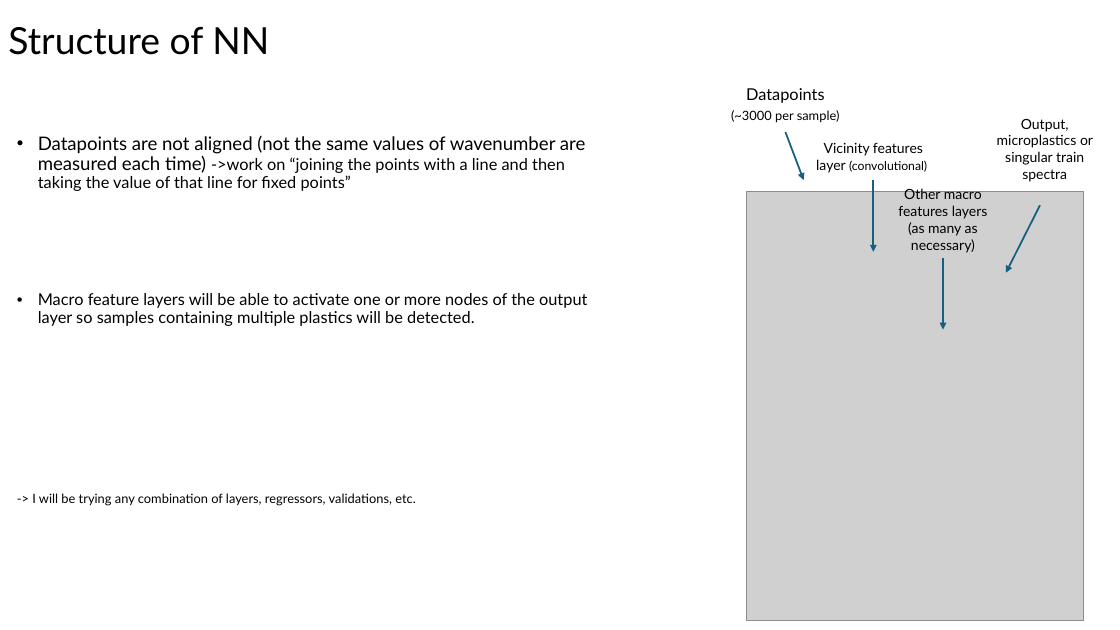
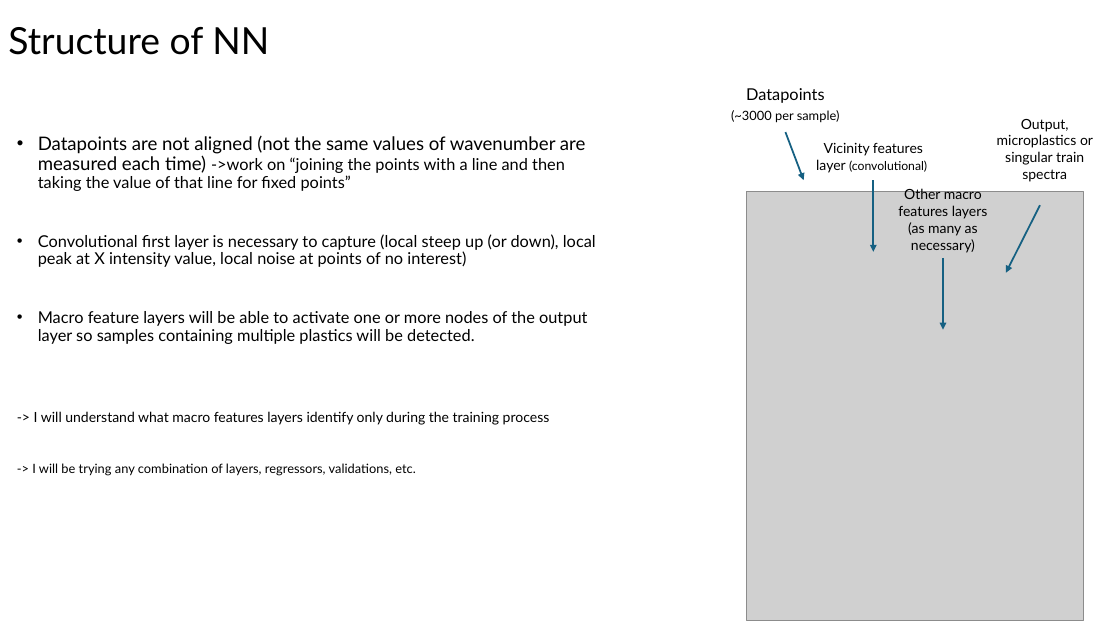
Before and after one commit to blichub/temp_raman_personal, a slide deck: slide 2 of raman_week5.pptx. Drawn at 1120x630 pixels with LibreOffice and Linux fonts; fonts in the diff are those of the drawing; grey boxes stand for pictures. Boxes give left, top, right and bottom in pixels: in the first picture for what was removed or moved away, otherwise in the second. Text is boxed around its words. In the diff, an @@ line names an element or a change of style, - is before the commit and + after.

```diff
--- a/raman_week5.pptx
+++ b/raman_week5.pptx
@@ text at <box>38,234,596,267</box>: paragraph added @@
+• Convolutional first layer is necessary to capture (local steep up (or down), local peak at X intensity value, local noise at points of no interest)
@@ text at <box>34,411,550,425</box>: paragraph added @@
+-> I will understand what macro features layers identify only during the training process
```
Also in this commit, not shown: 1 other slide changed, 2 slides added, 1 slide removed, 7 other files.
